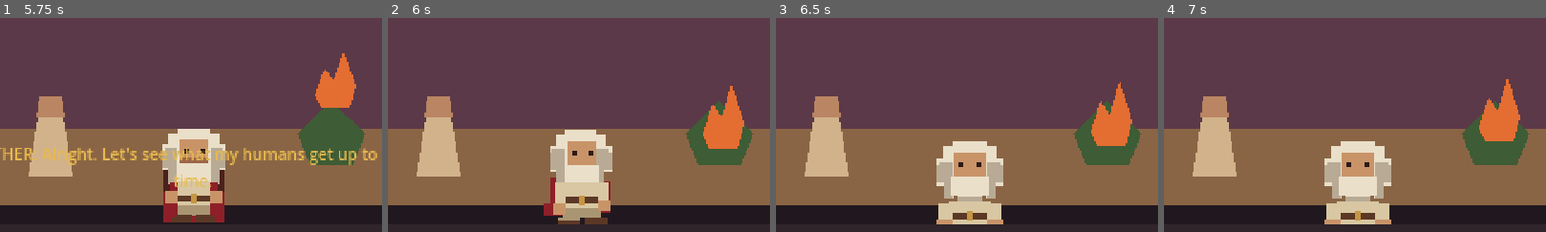
Above: before the commit, frames 1-4 (left to right).
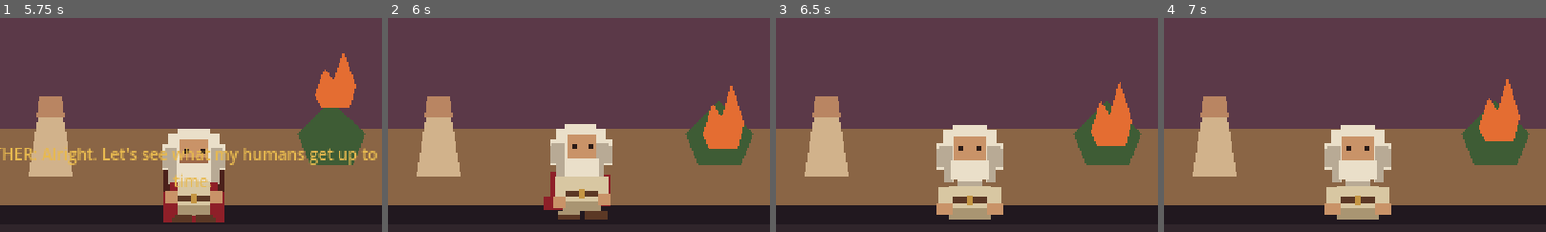
Above: after the commit, the same moments.

Repository: badmrfrosty313/the-bible-sort-of
Game: Godot game, scene res://scenes/theater/theater.tscn
Two runs of this game, one before a commit and one after it. Both use one fixed random seed, a clock stepped at 60 frames per second and the inputs below.
Inputs:
- Up to frame 1 (5.75 s): tap Enter at 0.5 s; tap Space at 5 s
- Up to frame 2 (6 s): no input
- Up to frame 3 (6.5 s): no input
- Up to frame 4 (7 s): no input
The pictures show only the part of the screen within x 25-75%, y 33-83%; the shares and areas given below are measured in that part.

Frame 1 is identical in both runs. In frame 2, 3.7% of the frame differs, in the area x 40-59%, y 49-97%; in frame 3, 6.4%, in the area x 42-60%, y 50-97%; in frame 4, 6.4%.

Commit message:
Move Father seat behind rear console edge

Diff:
--- a/scenes/theater/theater.gd
+++ b/scenes/theater/theater.gd
@@ -10,7 +10,6 @@
 const COLOR_CURTAIN_HIGHLIGHT := Color("#7C2531")
 const COLOR_DESK := Color("#30252B")
 const COLOR_DESK_FRONT := Color("#1E181C")
-const COLOR_DESK_EDGE := Color("#55434C")
 const COLOR_SEAT := Color("#24191E")
 const COLOR_BUTTON_RED := Color("#A52A32")
 const COLOR_BUTTON_GOLD := Color("#B58A45")
@@ -77,14 +76,10 @@
 	curtains.z_index = 5
 	add_child(curtains)
 	_build_curtains(curtains)
-
-	# Father lives on this layer while he is in the theater. It is above the
-	# screen, but below the desk, so sitting actually looks like sitting.
 	theater_character_layer = Node2D.new()
 	theater_character_layer.name = "TheaterCharacters"
 	theater_character_layer.z_index = 8
 	add_child(theater_character_layer)
-
 	theater_foreground_layer = Node2D.new()
 	theater_foreground_layer.name = "TheaterForeground"
 	theater_foreground_layer.z_index = 12
@@ -93,184 +88,81 @@
 	_build_audience(theater_foreground_layer)
 
 func _build_curtains(parent: Node2D) -> void:
-	var left := Polygon2D.new()
-	left.color = COLOR_CURTAIN
-	left.polygon = PackedVector2Array([Vector2(0,0),Vector2(40,20),Vector2(40,200),Vector2(0,220)])
-	parent.add_child(left)
-	var right := Polygon2D.new()
-	right.color = COLOR_CURTAIN
-	right.polygon = left.polygon
-	right.position = Vector2(480,0)
-	right.scale = Vector2(-1,1)
-	parent.add_child(right)
-	var top := Polygon2D.new()
-	top.color = COLOR_CURTAIN
-	top.polygon = PackedVector2Array([Vector2(0,0),Vector2(480,0),Vector2(480,36),Vector2(400,48),Vector2(320,36),Vector2(240,50),Vector2(160,36),Vector2(80,48),Vector2(0,36)])
-	parent.add_child(top)
+	var left := Polygon2D.new(); left.color = COLOR_CURTAIN; left.polygon = PackedVector2Array([Vector2(0,0),Vector2(40,20),Vector2(40,200),Vector2(0,220)]); parent.add_child(left)
+	var right := Polygon2D.new(); right.color = COLOR_CURTAIN; right.polygon = left.polygon; right.position = Vector2(480,0); right.scale = Vector2(-1,1); parent.add_child(right)
+	var top := Polygon2D.new(); top.color = COLOR_CURTAIN; top.polygon = PackedVector2Array([Vector2(0,0),Vector2(480,0),Vector2(480,36),Vector2(400,48),Vector2(320,36),Vector2(240,50),Vector2(160,36),Vector2(80,48),Vector2(0,36)]); parent.add_child(top)
 	for x in [10.0,25.0]:
-		var fold := Polygon2D.new()
-		fold.color = COLOR_CURTAIN_DARK if x == 10.0 else COLOR_CURTAIN_HIGHLIGHT
-		fold.polygon = PackedVector2Array([Vector2(x,5),Vector2(x+7,9),Vector2(x+7,205),Vector2(x,212)])
-		parent.add_child(fold)
-		var mirror := Polygon2D.new()
-		mirror.color = fold.color
-		mirror.polygon = fold.polygon
-		mirror.position = Vector2(480,0)
-		mirror.scale = Vector2(-1,1)
-		parent.add_child(mirror)
+		var fold := Polygon2D.new(); fold.color = COLOR_CURTAIN_DARK if x == 10.0 else COLOR_CURTAIN_HIGHLIGHT; fold.polygon = PackedVector2Array([Vector2(x,5),Vector2(x+7,9),Vector2(x+7,205),Vector2(x,212)]); parent.add_child(fold)
+		var mirror := Polygon2D.new(); mirror.color = fold.color; mirror.polygon = fold.polygon; mirror.position = Vector2(480,0); mirror.scale = Vector2(-1,1); parent.add_child(mirror)
 
 func _build_control_desk(parent: Node2D) -> void:
-	var desk := Node2D.new()
-	desk.name = "ControlDesk"
-	parent.add_child(desk)
-	var surface := Polygon2D.new()
-	surface.color = COLOR_DESK
-	surface.polygon = PackedVector2Array([Vector2(90,220),Vector2(390,220),Vector2(440,270),Vector2(40,270)])
-	desk.add_child(surface)
-	var front := Polygon2D.new()
-	front.color = COLOR_DESK_FRONT
-	front.polygon = PackedVector2Array([Vector2(40,258),Vector2(440,258),Vector2(440,270),Vector2(40,270)])
-	desk.add_child(front)
-	var panel := Polygon2D.new()
-	panel.color = COLOR_PANEL
-	panel.polygon = PackedVector2Array([Vector2(155,230),Vector2(325,230),Vector2(350,260),Vector2(130,260)])
-	desk.add_child(panel)
-	_create_light(desk,Vector2(240,243),8,COLOR_BUTTON_RED)
-	_create_light(desk,Vector2(190,244),4,COLOR_BUTTON_GOLD)
-	_create_light(desk,Vector2(290,244),4,COLOR_BUTTON_GREEN)
-	_create_light(desk,Vector2(166,248),2,COLOR_BUTTON_GREEN)
-	_create_light(desk,Vector2(314,248),2,COLOR_BUTTON_GOLD)
+	var desk := Node2D.new(); desk.name = "ControlDesk"; parent.add_child(desk)
+	var surface := Polygon2D.new(); surface.color = COLOR_DESK; surface.polygon = PackedVector2Array([Vector2(90,220),Vector2(390,220),Vector2(440,270),Vector2(40,270)]); desk.add_child(surface)
+	var front := Polygon2D.new(); front.color = COLOR_DESK_FRONT; front.polygon = PackedVector2Array([Vector2(40,258),Vector2(440,258),Vector2(440,270),Vector2(40,270)]); desk.add_child(front)
+	var panel := Polygon2D.new(); panel.color = COLOR_PANEL; panel.polygon = PackedVector2Array([Vector2(155,230),Vector2(325,230),Vector2(350,260),Vector2(130,260)]); desk.add_child(panel)
+	_create_light(desk,Vector2(240,243),8,COLOR_BUTTON_RED); _create_light(desk,Vector2(190,244),4,COLOR_BUTTON_GOLD); _create_light(desk,Vector2(290,244),4,COLOR_BUTTON_GREEN); _create_light(desk,Vector2(166,248),2,COLOR_BUTTON_GREEN); _create_light(desk,Vector2(314,248),2,COLOR_BUTTON_GOLD)
 
 func _create_light(parent: Node2D, center: Vector2, radius: float, color: Color) -> void:
-	var light := Polygon2D.new()
-	light.color = color
-	var points := PackedVector2Array()
+	var light := Polygon2D.new(); light.color = color; var points := PackedVector2Array()
 	for i in range(8):
-		var a := TAU * float(i) / 8.0
-		points.append(center + Vector2(cos(a),sin(a)) * radius)
-	light.polygon = points
-	parent.add_child(light)
+		var a := TAU * float(i) / 8.0; points.append(center + Vector2(cos(a),sin(a)) * radius)
+	light.polygon = points; parent.add_child(light)
 
 func _build_audience(parent: Node2D) -> void:
-	_create_seat(parent,Vector2(12,234),28,30)
-	_create_seat(parent,Vector2(450,234),28,30)
-	_create_seat(parent,Vector2(2,202),24,27)
-	_create_seat(parent,Vector2(454,202),24,27)
+	_create_seat(parent,Vector2(12,234),28,30); _create_seat(parent,Vector2(450,234),28,30); _create_seat(parent,Vector2(2,202),24,27); _create_seat(parent,Vector2(454,202),24,27)
 
 func _create_seat(parent: Node2D, pos: Vector2, width: float, height: float) -> void:
-	var seat := Polygon2D.new()
-	seat.position = pos
-	seat.color = COLOR_SEAT
-	seat.polygon = PackedVector2Array([Vector2(0,0),Vector2(width,0),Vector2(width-2,height),Vector2(2,height)])
-	parent.add_child(seat)
+	var seat := Polygon2D.new(); seat.position = pos; seat.color = COLOR_SEAT; seat.polygon = PackedVector2Array([Vector2(0,0),Vector2(width,0),Vector2(width-2,height),Vector2(2,height)]); parent.add_child(seat)
 
 func _build_runtime_anchors() -> void:
 	left_entrance = _marker("LeftEntrance",Vector2(-30,218))
 	right_entrance = _marker("RightEntrance",Vector2(510,218))
 	father_anchor = _marker("FatherStanding",Vector2(240,218))
-	# Seat is intentionally lower than the old 211 anchor. The desk foreground
-	# now masks Father's lower body.
-	seat_anchor = _marker("FatherSeat",Vector2(240,226))
+	# Rear edge of the console is y=220. Father sits just behind it so the
+	# foreground surface masks his lower body instead of placing him on top.
+	seat_anchor = _marker("FatherSeat",Vector2(240,216))
 	episode_portal = _marker("EpisodePortal",Vector2(430,205))
 
 func _marker(node_name: String, pos: Vector2) -> Marker2D:
-	var m := Marker2D.new()
-	m.name = node_name
-	m.position = pos
-	add_child(m)
-	return m
+	var m := Marker2D.new(); m.name = node_name; m.position = pos; add_child(m); return m
 
 func _build_father_dialogue() -> void:
-	father_dialogue_label = Label.new()
-	father_dialogue_label.size = Vector2(300,42)
-	father_dialogue_label.horizontal_alignment = HORIZONTAL_ALIGNMENT_CENTER
-	father_dialogue_label.vertical_alignment = VERTICAL_ALIGNMENT_CENTER
-	father_dialogue_label.autowrap_mode = TextServer.AUTOWRAP_WORD_SMART
-	father_dialogue_label.add_theme_font_size_override("font_size",10)
-	father_dialogue_label.add_theme_color_override("font_color",Color("#E7B94F"))
-	father_dialogue_label.visible = false
-	father_dialogue_label.z_index = 30
-	add_child(father_dialogue_label)
+	father_dialogue_label = Label.new(); father_dialogue_label.size = Vector2(300,42); father_dialogue_label.horizontal_alignment = HORIZONTAL_ALIGNMENT_CENTER; father_dialogue_label.vertical_alignment = VERTICAL_ALIGNMENT_CENTER; father_dialogue_label.autowrap_mode = TextServer.AUTOWRAP_WORD_SMART; father_dialogue_label.add_theme_font_size_override("font_size",10); father_dialogue_label.add_theme_color_override("font_color",Color("#E7B94F")); father_dialogue_label.visible = false; father_dialogue_label.z_index = 30; add_child(father_dialogue_label)
 
 func _spawn_father() -> void:
 	father = FATHER_SCENE.instantiate() as Father
-	if father == null:
-		push_error("Father scene could not be instantiated.")
-		return
-	father.name = "Father"
-	father.visible = false
-	theater_character_layer.add_child(father)
+	if father == null: push_error("Father scene could not be instantiated."); return
+	father.name = "Father"; father.visible = false; theater_character_layer.add_child(father)
 
 func _run_intro() -> void:
 	father_location = FatherLocation.TRANSITION
 	await father.enter_from_left(left_entrance.global_position,father_anchor.global_position)
-	father.stand()
-	await _father_speak("Alright. Let's see what my humans get up to this time.",1.6)
-	await father.move_to(seat_anchor.global_position)
-	father.sit()
-	father_location = FatherLocation.THEATER
+	father.stand(); await _father_speak("Alright. Let's see what my humans get up to this time.",1.6)
+	await father.move_to(seat_anchor.global_position); father.sit(); father_location = FatherLocation.THEATER
 
 func _start_burning_bush() -> void:
-	current_episode = BURNING_BUSH_SCENE.instantiate()
-	stage_content.add_child(current_episode)
-	current_episode.father_line_requested.connect(_on_father_line_requested)
-	current_episode.father_enter_requested.connect(_on_father_enter_requested)
-	current_episode.father_exit_requested.connect(_on_father_exit_requested)
-	current_episode.episode_finished.connect(_on_episode_finished)
+	current_episode = BURNING_BUSH_SCENE.instantiate(); stage_content.add_child(current_episode)
+	current_episode.father_line_requested.connect(_on_father_line_requested); current_episode.father_enter_requested.connect(_on_father_enter_requested); current_episode.father_exit_requested.connect(_on_father_exit_requested); current_episode.episode_finished.connect(_on_episode_finished)
 
-func _on_father_line_requested(text: String) -> void:
-	await _father_speak(text,1.0)
-
-func _on_father_enter_requested(entry_position: Vector2) -> void:
-	await _send_father_into_episode(entry_position)
-
-func _on_father_exit_requested() -> void:
-	await _return_father_to_theater()
+func _on_father_line_requested(text: String) -> void: await _father_speak(text,1.0)
+func _on_father_enter_requested(entry_position: Vector2) -> void: await _send_father_into_episode(entry_position)
+func _on_father_exit_requested() -> void: await _return_father_to_theater()
 
 func _father_speak(text: String, duration: float = 1.0) -> void:
-	if father_dialogue_label == null:
-		return
+	if father_dialogue_label == null: return
 	father_dialogue_label.text = "FATHER: " + text
-	if father_location == FatherLocation.EPISODE:
-		father_dialogue_label.position = Vector2(90,55)
-	else:
-		father_dialogue_label.position = Vector2(90,164)
-	father_dialogue_label.visible = true
-	await get_tree().create_timer(duration).timeout
-	father_dialogue_label.visible = false
+	father_dialogue_label.position = Vector2(90,55) if father_location == FatherLocation.EPISODE else Vector2(90,164)
+	father_dialogue_label.visible = true; await get_tree().create_timer(duration).timeout; father_dialogue_label.visible = false
 
 func _send_father_into_episode(entry_position: Vector2) -> void:
-	if father == null or father_location != FatherLocation.THEATER:
-		return
-	father_location = FatherLocation.TRANSITION
-	father.stand()
-	await father.move_to(episode_portal.global_position)
-	# Crossing the screen edge is the handoff point. Hide before reparenting so
-	# no theater copy can remain hanging outside the curtain.
-	father.visible = false
-	father.reparent(stage_content,false)
-	father.position = entry_position
-	father.z_index = 6
-	father_location = FatherLocation.EPISODE
-	father.visible = true
-	father.stand()
+	if father == null or father_location != FatherLocation.THEATER: return
+	father_location = FatherLocation.TRANSITION; father.stand(); await father.move_to(episode_portal.global_position)
+	father.visible = false; father.reparent(stage_content,false); father.position = entry_position; father.z_index = 6; father_location = FatherLocation.EPISODE; father.visible = true; father.stand()
 
 func _return_father_to_theater() -> void:
-	if father == null or father_location != FatherLocation.EPISODE:
-		return
-	father_location = FatherLocation.TRANSITION
-	father.visible = false
-	father.reparent(theater_character_layer,false)
-	father.global_position = episode_portal.global_position
-	father.z_index = 0
-	father.visible = true
-	father.stand()
-	await father.move_to(seat_anchor.global_position)
-	father.sit()
-	father_location = FatherLocation.THEATER
+	if father == null or father_location != FatherLocation.EPISODE: return
+	father_location = FatherLocation.TRANSITION; father.visible = false; father.reparent(theater_character_layer,false); father.global_position = episode_portal.global_position; father.z_index = 0; father.visible = true; father.stand(); await father.move_to(seat_anchor.global_position); father.sit(); father_location = FatherLocation.THEATER
 
 func _on_episode_finished() -> void:
-	if father_location == FatherLocation.EPISODE:
-		await _return_father_to_theater()
-	father.watch_stage()
-	await _father_speak("Well. That went about as expected.",1.4)
+	if father_location == FatherLocation.EPISODE: await _return_father_to_theater()
+	father.watch_stage(); await _father_speak("Well. That went about as expected.",1.4)
